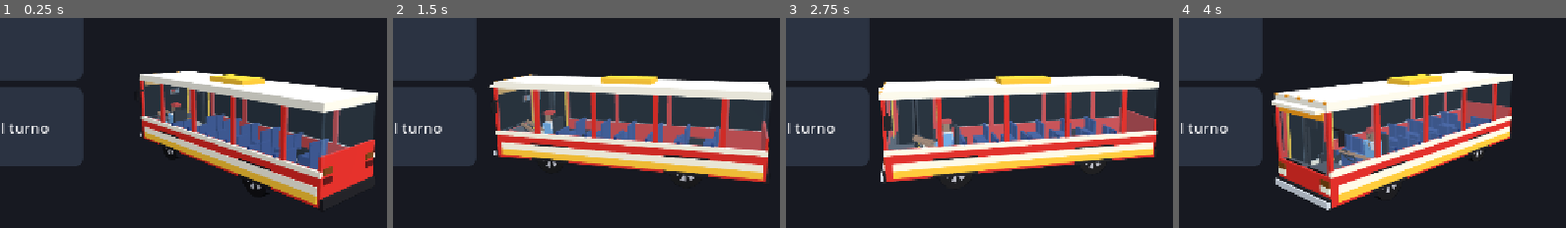
Above: before the commit, frames 1-4 (left to right).
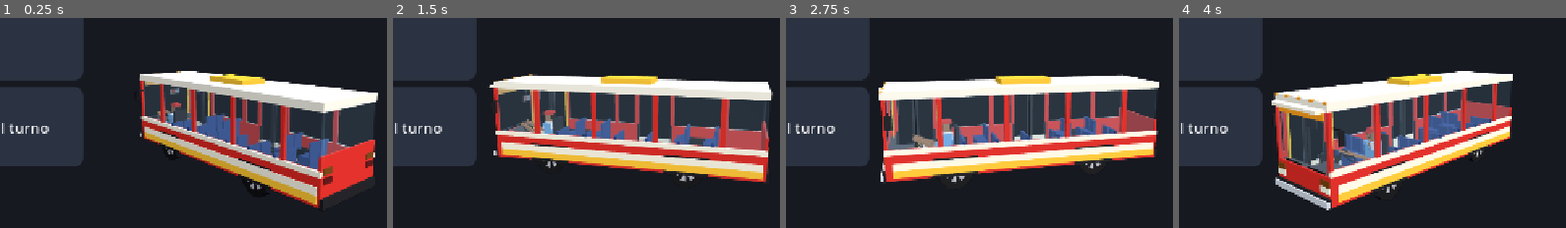
Above: after the commit, the same moments.

Repository: farestagegames/buseta
Game: Godot game, scene res://scenes/main/main_menu.tscn
Same seed, same stepped clock (60 frames per second), same inputs: the game is played once before the commit and once after it. Sound files missing from this copy of the repository are replaced by a short silence.
Inputs (mouse positions are % of the whole screen's width and height, from its top left):
- Up to frame 1 (0.25 s): no input
- Up to frame 2 (1.5 s): tap Enter at 0.5 s; move the mouse to (72, 44) at 0.52 s; hold D 0.53-1.25 s; hold Shift 0.53-1.25 s; click (72, 44) at 0.67 s; tap Space at 0.77 s; drag from (30, 54) to (45, 70) at 1.27 s
- Up to frame 3 (2.75 s): move the mouse to (60, 26) at 2.02 s; hold D from 2.03 s (still down); tap Ctrl at 2.1 s
- Up to frame 4 (4 s): release D at 2.75 s; drag from (45, 70) to (19, 33) at 2.77 s; move the mouse to (81, 65) at 3.52 s; hold A from 3.53 s (still down); tap F at 3.6 s; tap Space at 3.77 s
The pictures show only the part of the screen within x 50-100%, y 25-75%; the shares and areas given below are measured in that part.

The runs differ from the first frame. In frame 1, 1.1% of the frame differs, in the area x 61-76%, y 39-66%; in frame 2, 1.3%, in the area x 59-83%, y 36-60%; in frame 3, 1.3%; in frame 4, 1.2%.

Commit message:
Add a rear exit door: board at the front, get off at the back
Co-Authored-By: Claude Opus 5.5 <noreply@anthropic.com>

Diff:
--- a/data/packs/colombia/buses/articulado.tres
+++ b/data/packs/colombia/buses/articulado.tres
@@ -19,3 +19,4 @@
 steer_rate_degrees = 42.0
 max_drive_accel = 1.35
 max_brake_decel = 3.8
+rear_door = true
--- a/data/packs/colombia/buses/buseta.tres
+++ b/data/packs/colombia/buses/buseta.tres
@@ -17,3 +17,4 @@
 max_drive_accel = 1.85
 max_brake_decel = 4.3
 door_offset = 0.25
+rear_door = true
--- a/data/packs/colombia/buses/city_bus.tres
+++ b/data/packs/colombia/buses/city_bus.tres
@@ -5,3 +5,4 @@
 [resource]
 script = ExtResource("1")
 display_name = "Caimán Busetón 12"
+rear_door = true
--- a/data/packs/colombia/buses/midi_bus.tres
+++ b/data/packs/colombia/buses/midi_bus.tres
@@ -15,3 +15,4 @@
 max_drive_accel = 1.75
 max_brake_decel = 4.2
 capacity = 30
+rear_door = true
--- a/scripts/passengers/cabin_layout.gd
+++ b/scripts/passengers/cabin_layout.gd
@@ -16,6 +16,13 @@
 var aisle_front: Vector3
 var exit_start: Vector3 ## Where people getting off come into view from the aisle.
 var vendor_spot: Vector3 ## Where a vendor stands to sell, part way down the aisle.
+## With a rear door, people get off there: the aisle beside it, just inside, the
+## step and the kerb. Without one these are the front door's.
+var exit_aisle: Vector3
+var exit_inside: Vector3
+var exit_step: Vector3
+var exit_kerb: Vector3
+var has_rear_door: bool = false
 
 
 func _init(spec: BusSpec) -> void:
@@ -32,6 +39,18 @@
 	aisle_front = Vector3(0.12 * side, FLOOR_HEIGHT, behind_door + 0.6)
 	exit_start = Vector3(0.0, FLOOR_HEIGHT, behind_door + 1.3)
 	vendor_spot = Vector3(0.0, 0.0, behind_door + 2.6)
+	exit_aisle = aisle_front
+	exit_inside = inside_door
+	exit_step = step
+	exit_kerb = kerb
+	has_rear_door = spec.has_rear_door()
+	if has_rear_door:
+		var rear_z := (spec.rear_door_near_z() + spec.rear_door_far_z()) / 2.0
+		exit_aisle = Vector3(0.0, FLOOR_HEIGHT, rear_z - 0.2)
+		exit_inside = Vector3((half - 0.6) * side, FLOOR_HEIGHT, rear_z)
+		exit_step = Vector3((half - 0.1) * side, STEP_HEIGHT, rear_z)
+		exit_kerb = Vector3((half + 0.3) * side, 0.0, rear_z)
+		exit_start = Vector3(0.0, FLOOR_HEIGHT, rear_z - 1.2)
 
 
 ## From the kerb, past the machine and along the aisle to a seat's row.
@@ -39,6 +58,6 @@
 	return [step, inside_door, pay_point, aisle_front, Vector3(0.0, FLOOR_HEIGHT, seat.z)]
 
 
-## From the aisle to the kerb.
+## From the aisle to the kerb, by the rear door if there is one.
 func alighting_path() -> Array[Vector3]:
-	return [aisle_front, inside_door, step, kerb]
+	return [exit_aisle, exit_inside, exit_step, exit_kerb]
--- a/scripts/passengers/passenger_crowd.gd
+++ b/scripts/passengers/passenger_crowd.gd
@@ -376,12 +376,20 @@
 
 
 ## Queue is behind the door, so people getting off walk forward and clear of it.
+## With a rear door they step down there and walk back along the pavement, away
+## from the queue at the front.
 func _walk_away(walker: Walker) -> void:
+	var spot := _door
+	var along := _random.randf_range(3.0, 10.0)
+	if _cabin.has_rear_door:
+		spot = walker.global_position
+		spot.y = _door.y
+		along = -_random.randf_range(2.0, 8.0)
 	walker.reparent(self, false)
-	walker.position = _door
+	walker.position = spot
 	var right := Vector2(-_bus_forward.y, _bus_forward.x) * _kerb_side
-	var goal := Vector2(_door.x, _door.z) + right * _random.randf_range(2.6, 4.0) + _bus_forward * _random.randf_range(3.0, 10.0)
-	walker.target = Vector3(goal.x, _door.y, goal.y)
+	var goal := Vector2(spot.x, spot.z) + right * _random.randf_range(2.6, 4.0) + _bus_forward * along
+	walker.target = Vector3(goal.x, spot.y, goal.y)
 	leaving.append(walker)
 
 
--- a/scripts/vehicle/bus_spec.gd
+++ b/scripts/vehicle/bus_spec.gd
@@ -59,6 +59,10 @@
 @export var door_open_time: float = 1.2
 ## Where the doorway starts, measured back from the nose.
 @export var door_offset: float = 0.3
+## A second door just ahead of the rear wheels, for getting off. People board and
+## pay at the front door and leave by this one.
+@export var rear_door: bool = false
+const REAR_DOOR_WIDTH := 1.25
 ## Extra length ahead of the cab, for a bus with a bonnet.
 @export var cab_offset: float = 0.0
 @export_enum("city", "buseta", "chiva", "articulated") var body_style: String = "city"
@@ -104,3 +108,17 @@
 func keep_to_side(side: int) -> void:
 	door_side = side
 	driver_seat_x = -absf(driver_seat_x) * float(side)
+
+
+## Where the rear doorway starts and ends along the bus, in bus coordinates (the
+## rear axle is at 0 and the nose is negative). Just ahead of the rear wheel arch.
+func rear_door_far_z() -> float:
+	return -0.8
+
+
+func rear_door_near_z() -> float:
+	return rear_door_far_z() - REAR_DOOR_WIDTH
+
+
+func has_rear_door() -> bool:
+	return rear_door and body_style != "chiva"
--- a/scripts/vehicle/bus_visual.gd
+++ b/scripts/vehicle/bus_visual.gd
@@ -109,6 +109,10 @@
 var _top_y: float
 var _door_near_z: float
 var _door_far_z: float
+var _rear_near_z: float = INF ## The rear doorway, or INF when there is none.
+var _rear_far_z: float = INF
+var _rear_door_front: Node3D
+var _rear_door_rear: Node3D
 
 
 func _ready() -> void:
@@ -119,6 +123,9 @@
 	_cab_z = _front_z + spec.cab_offset
 	_door_near_z = _front_z + spec.door_offset
 	_door_far_z = _door_near_z + DOOR_WIDTH
+	if spec.has_rear_door():
+		_rear_near_z = spec.rear_door_near_z()
+		_rear_far_z = spec.rear_door_far_z()
 	cabin = CabinLayout.new(spec)
 	if driver_look == null:
 		driver_look = DriverLook.new()
@@ -254,6 +261,9 @@
 		var swing := data.door_open_amount * DOOR_SWING * float(spec.door_side)
 		_door_front.rotation.y = swing
 		_door_rear.rotation.y = -swing
+		if _rear_door_front != null:
+			_rear_door_front.rotation.y = swing
+			_rear_door_rear.rotation.y = -swing
 	_brake_lamps.visible = data.brake > 0.05
 	_left_lamps.visible = data.indicator_lamp_on and data.indicator_side < 0
 	_right_lamps.visible = data.indicator_lamp_on and data.indicator_side > 0
@@ -286,16 +296,21 @@
 	# Lower side panels, with the door gap left open on the door side.
 	_side_band(b, -door_x, wall_x, SKIRT_BOTTOM, BELT_Y, _front_z, _rear_z, paint)
 	_side_band(b, door_x, wall_x, SKIRT_BOTTOM, BELT_Y, _front_z, _door_near_z, paint)
-	_side_band(b, door_x, wall_x, SKIRT_BOTTOM, BELT_Y, _door_far_z, _rear_z, paint)
+	_door_side_band(b, door_x, wall_x, SKIRT_BOTTOM, BELT_Y, _door_far_z, _rear_z, paint)
 	_side_band(b, -door_x, _half_width, 1.16, 1.3, _front_z, _rear_z, stripe)
-	_side_band(b, door_x, _half_width, 1.16, 1.3, _door_far_z, _rear_z, stripe)
+	_door_side_band(b, door_x, _half_width, 1.16, 1.3, _door_far_z, _rear_z, stripe)
 
 	# Window pillars.
 	var z := _door_far_z
 	while z < _rear_z:
 		for side: float in [-1.0, 1.0]:
+			if side * spec.door_side > 0.0 and _in_rear_door(z, 0.1):
+				continue
 			b.box(Vector3(side * wall_x, (BELT_Y + _top_y) / 2.0, z), Vector3(0.09, _top_y - BELT_Y, 0.14), paint)
 		z += 1.9
+	if _rear_near_z != INF:
+		for edge: float in [_rear_near_z, _rear_far_z]:
+			b.box(Vector3(signf(door_x) * wall_x, (BELT_Y + _top_y) / 2.0, edge), Vector3(0.09, _top_y - BELT_Y, 0.14), paint)
 	for side: float in [-1.0, 1.0]:
 		b.box(Vector3(side * wall_x, (BELT_Y + _top_y) / 2.0, _front_z + 0.05), Vector3(0.09, _top_y - BELT_Y, 0.1), paint)
 	b.box(Vector3(signf(door_x) * wall_x, (BELT_Y + _top_y) / 2.0, _door_near_z), Vector3(0.09, _top_y - BELT_Y, 0.14), paint)
@@ -333,6 +348,9 @@
 	var row_z := from_z
 	while row_z < to_z:
 		for x: float in [-0.95, -0.5, 0.5, 0.95]:
+			# The way out to the rear door is kept clear.
+			if x * spec.door_side > 0.0 and _in_rear_door(row_z, 0.35):
+				continue
 			b.box(Vector3(x, 0.72, row_z), Vector3(0.4, 0.5, 0.42), colour)
 			b.box(Vector3(x, 1.12, row_z + 0.18), Vector3(0.4, 0.55, 0.08), colour)
 			if for_riders:
@@ -354,6 +372,9 @@
 			# Painted panels mark the doors along the side of a rapid-transit bus.
 			var z := _door_far_z + 3.0
 			while z < _rear_z - 1.0:
+				if _in_rear_door(z, DOOR_WIDTH):
+					z += 5.0
+					continue
 				b.box(Vector3(door_x * 1.004, (SKIRT_BOTTOM + _top_y) / 2.0, z), Vector3(0.03, _top_y - SKIRT_BOTTOM, DOOR_WIDTH), DARK)
 				z += 5.0
 
@@ -363,6 +384,9 @@
 	for side: float in [-1.0, 1.0]:
 		var from_z := _door_far_z if side * spec.door_side > 0.0 else _front_z + 0.2
 		var to_z := _rear_z - 0.1
+		if side * spec.door_side > 0.0 and _rear_near_z != INF:
+			_pattern_on_side(b, side * (_half_width + 0.015), from_z, _rear_near_z, low, high)
+			from_z = _rear_far_z
 		_pattern_on_side(b, side * (_half_width + 0.015), from_z, to_z, low, high)
 
 
@@ -566,6 +590,19 @@
 	_trailer_right = _lit_lamp(right, Color(1.0, 0.65, 0.1), _trailer)
 
 
+## A side band on the door side, with a gap for the rear door if there is one.
+func _door_side_band(b: LowPolyBuilder, side: float, x: float, y0: float, y1: float, z0: float, z1: float, colour: Color) -> void:
+	if _rear_near_z == INF or _rear_far_z <= z0 or _rear_near_z >= z1:
+		_side_band(b, side, x, y0, y1, z0, z1, colour)
+		return
+	_side_band(b, side, x, y0, y1, z0, _rear_near_z, colour)
+	_side_band(b, side, x, y0, y1, _rear_far_z, z1, colour)
+
+
+func _in_rear_door(z: float, margin: float) -> bool:
+	return _rear_near_z != INF and z > _rear_near_z - margin and z < _rear_far_z + margin
+
+
 func _side_band(b: LowPolyBuilder, side: float, x: float, y0: float, y1: float, z0: float, z1: float, colour: Color) -> void:
 	var size := Vector3(0.09, y1 - y0, z1 - z0)
 	b.box(Vector3(signf(side) * x, (y0 + y1) / 2.0, (z0 + z1) / 2.0), size, colour)
@@ -584,7 +621,11 @@
 	var pane_x := _half_width - 0.05
 	var full_length := _rear_z - _front_z
 	b.box(Vector3(-signf(door_x) * pane_x, band_y, (_front_z + _rear_z) / 2.0), Vector3(0.03, band_height, full_length), tint)
-	b.box(Vector3(signf(door_x) * pane_x, band_y, (_door_far_z + _rear_z) / 2.0), Vector3(0.03, band_height, _rear_z - _door_far_z), tint)
+	if _rear_near_z == INF:
+		b.box(Vector3(signf(door_x) * pane_x, band_y, (_door_far_z + _rear_z) / 2.0), Vector3(0.03, band_height, _rear_z - _door_far_z), tint)
+	else:
+		b.box(Vector3(signf(door_x) * pane_x, band_y, (_door_far_z + _rear_near_z) / 2.0), Vector3(0.03, band_height, _rear_near_z - _door_far_z), tint)
+		b.box(Vector3(signf(door_x) * pane_x, band_y, (_rear_far_z + _rear_z) / 2.0), Vector3(0.03, band_height, _rear_z - _rear_far_z), tint)
 	b.box(Vector3(signf(door_x) * pane_x, band_y, (_front_z + _door_near_z) / 2.0), Vector3(0.03, band_height, _door_near_z - _front_z), tint)
 	b.box(Vector3(0.0, (1.15 + _top_y) / 2.0, _front_z + 0.05), Vector3(spec.body_width - 0.1, _top_y - 1.15, 0.03), tint)
 
@@ -682,6 +723,9 @@
 	var x := (_half_width - 0.03) * spec.door_side
 	_door_front = _door_leaf(Vector3(x, 0.0, _door_near_z), leaf_length)
 	_door_rear = _door_leaf(Vector3(x, 0.0, _door_far_z), -leaf_length)
+	if _rear_near_z != INF:
+		_rear_door_front = _door_leaf(Vector3(x, 0.0, _rear_near_z), leaf_length)
+		_rear_door_rear = _door_leaf(Vector3(x, 0.0, _rear_far_z), -leaf_length)
 
 
 ## length is signed along Z, from the hinge to the door's free edge.
--- /dev/null
+++ b/test/unit/test_rear_door.gd
@@ -0,0 +1,40 @@
+extends GutTest
+## Board at the front, get off at the back.
+
+const BUSES := ["buseta_8", "midi_10", "city_12", "articulado_18"]
+
+
+func _spec(id: String) -> BusSpec:
+	return load(Profile.catalog.find(Catalog.BUSES, id)["file"]) as BusSpec
+
+
+func test_every_bus_but_the_chiva_has_a_rear_door() -> void:
+	for id: String in BUSES:
+		assert_true(_spec(id).has_rear_door(), id)
+	assert_false(_spec("chiva").has_rear_door(), "The chiva has an open step")
+
+
+func test_the_rear_door_is_behind_the_front_door_and_ahead_of_the_wheels() -> void:
+	for id: String in BUSES:
+		var spec := _spec(id)
+		var front_door_end := -(spec.wheelbase + spec.front_overhang) + spec.door_offset + BusVisual.DOOR_WIDTH
+		assert_gt(spec.rear_door_near_z(), front_door_end + 1.0, "%s: room between the doors" % id)
+		assert_lt(spec.rear_door_far_z(), -0.6, "%s: clear of the rear wheel arch" % id)
+
+
+func test_people_board_at_the_front_and_leave_by_the_rear() -> void:
+	for id: String in BUSES:
+		var spec := _spec(id)
+		var cabin := CabinLayout.new(spec)
+		var board := cabin.boarding_path(Vector3(0.5, 0.97, 0.0))
+		var leave := cabin.alighting_path()
+		assert_lt(board[0].z, spec.rear_door_near_z() - 1.0, "%s: boarding starts at the front door" % id)
+		var out: Vector3 = leave[leave.size() - 1]
+		assert_between(out.z, spec.rear_door_near_z(), spec.rear_door_far_z(), "%s: gets off by the rear door" % id)
+		assert_gt(out.x * float(spec.door_side), spec.body_width / 2.0, "%s: ends outside on the kerb side" % id)
+
+
+func test_without_a_rear_door_people_leave_by_the_front() -> void:
+	var spec := _spec("chiva")
+	var cabin := CabinLayout.new(spec)
+	assert_eq(cabin.alighting_path()[cabin.alighting_path().size() - 1], cabin.kerb)
Not shown, added: test/unit/test_endless_route.gd.uid
Not shown, added: test/unit/test_rear_door.gd.uid
Not shown, changed: DECISIONS.md
